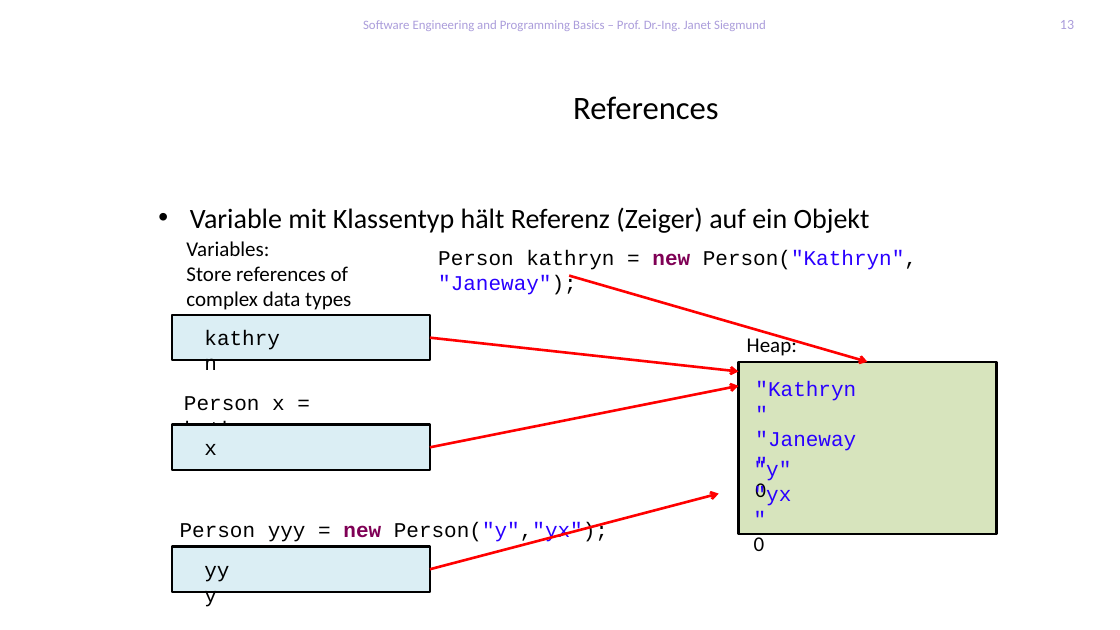
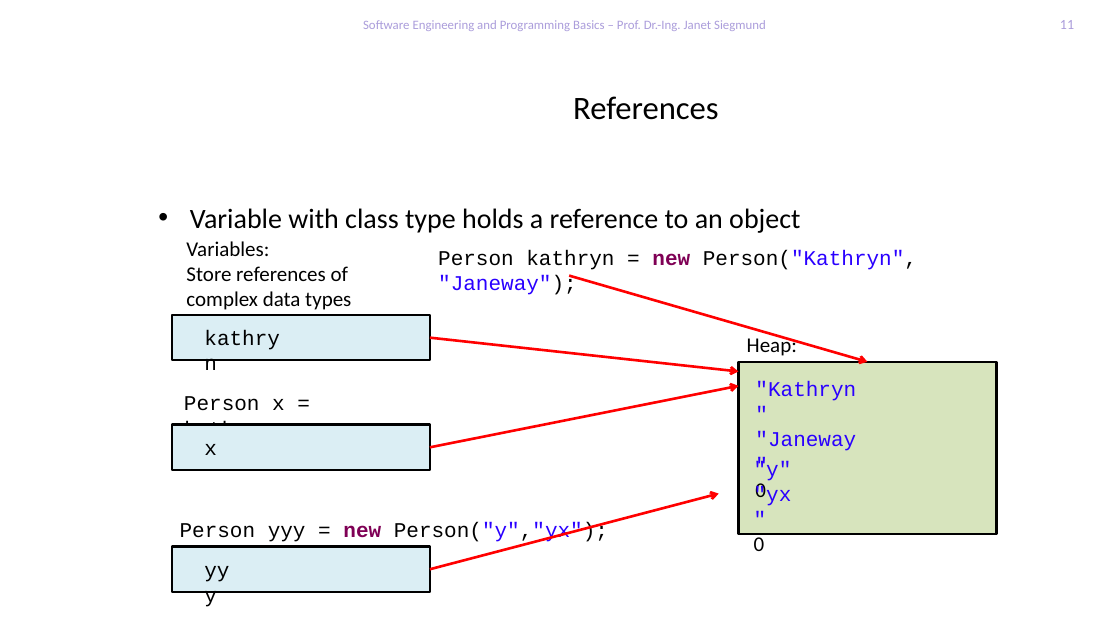
Before and after one commit to feigensp/lehre, a slide deck: slide 11 of se_prog/slides/06_HeapStackParameterCloning.pptx (slide 13 before the commit). Drawn at 1120x630 pixels with LibreOffice and Linux fonts; fonts in the diff are those of the drawing; background and template pictures are left out. Boxes give left, top, right and bottom in pixels: in the first picture for what was removed or moved away, otherwise in the second. Text is boxed around its words. In the diff, an @@ line names an element or a change of style, - is before the commit and + after.

```diff
--- a/se_prog/slides/06_HeapStackParameterCloning.pptx
+++ b/se_prog/slides/06_HeapStackParameterCloning.pptx
@@ page number at [1060,20,1074,29]: text changed @@
-13
+11
@@ text at [190,208,800,233]: text changed @@
-• Variable mit Klassentyp hält Referenz (Zeiger) auf ein Objekt
+• Variable with class type holds a reference to an object
```
Also in this commit, not shown: 8 other slides changed, 4 slides removed, 5 other files.
